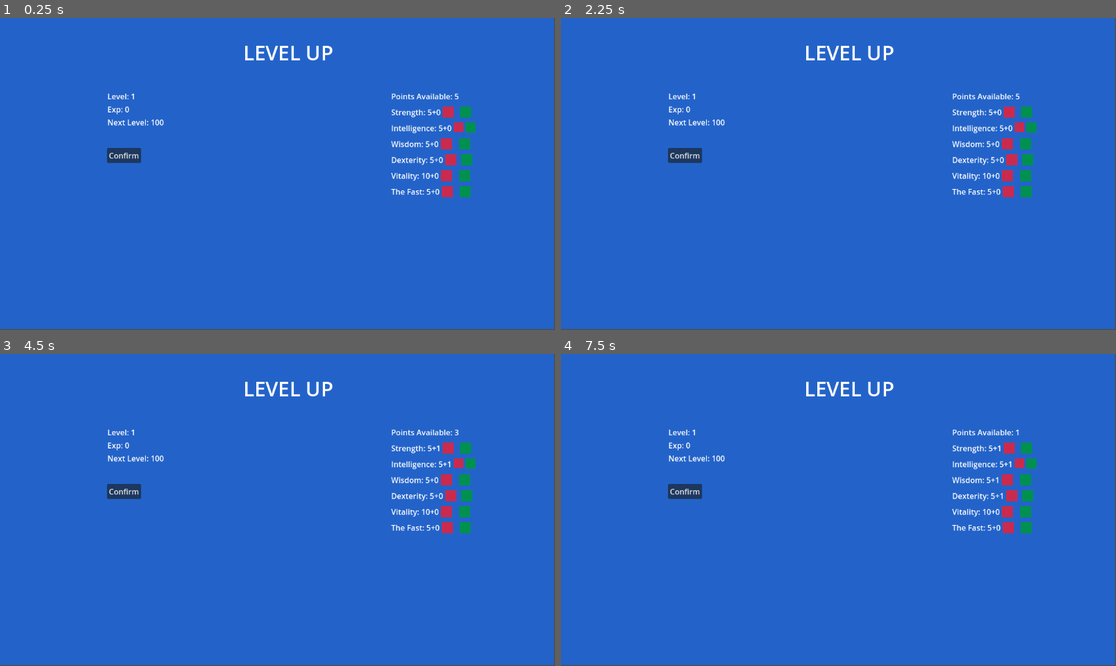
Above: before the commit, frames 1-4 (two rows, left to right).
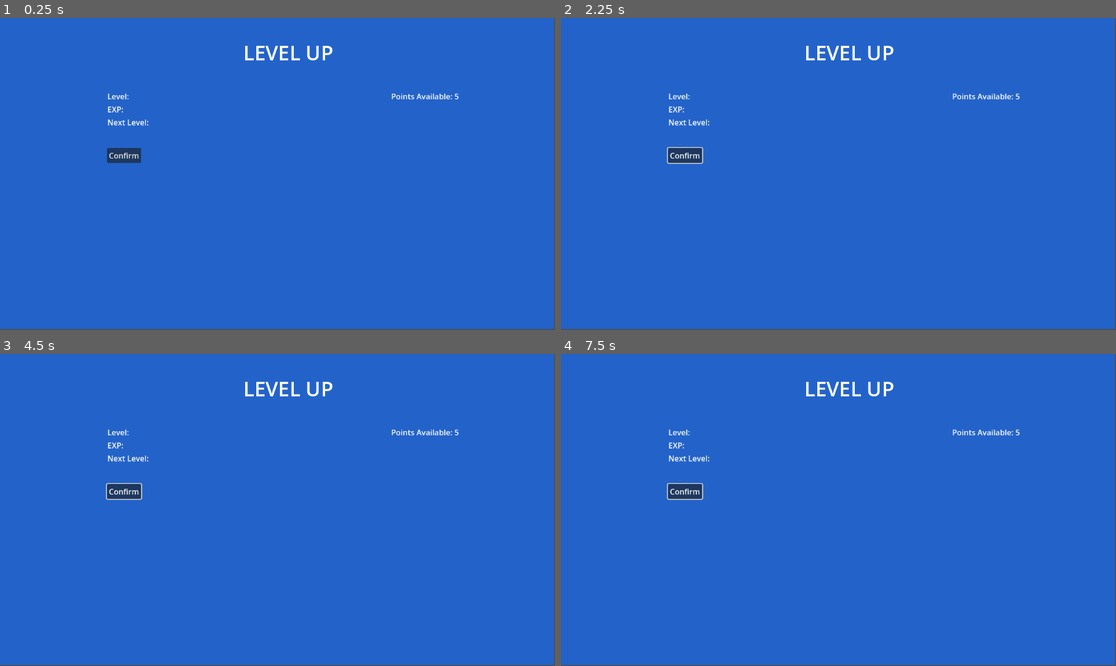
Above: after the commit, the same moments.

Repository: wildbeard/rpg
Game: Godot game, scene res://Scenes/UI/LevelUp.tscn
Two runs of this game, one before a commit and one after it. Both use one fixed random seed, a clock stepped at 60 frames per second and the inputs below. This scene is started directly instead of the project's main scene.
Inputs (mouse positions are in pixels of both pictures, inside the frame that each line leads up to):
- Up to frame 1 (0.25 s): no input
- Up to frame 2 (2.25 s): click "Confirm" at 0.5 s; click "Confirm" at 1.25 s; click (1010, 111) at 2.02 s
- Up to frame 3 (4.5 s): click (466, 447) at 2.77 s; click (460, 463) at 3.52 s; click (471, 463) at 4.27 s
- Up to frame 4 (7.5 s): click (1010, 478) at 5.02 s; click (1027, 478) at 5.77 s; click (1010, 494) at 6.52 s; click (1027, 494) at 7.27 s

The runs differ from the first frame. In frame 1, 1.5% of the frame differs, in the area x 20-86%, y 24-58%; in frame 2, 1.6%, in the area x 19-86%, y 24-58%; in frame 3, 1.6%; in frame 4, 1.6%.
Error after the commit: Invalid access to property or key 'level' on a base object of type 'Nil'. (res://Scenes/UI/LevelUp.gd:26)

Commit message:
Swapped to PlayerManager global, attacks use main hand weapon

Diff:
--- a/Scenes/Battle/BattleScene.gd
+++ b/Scenes/Battle/BattleScene.gd
@@ -48,12 +48,12 @@
 	var scene: LevelUpScene = self.levelUpScene.instantiate()
 
 	add_child(scene)
-	self._print("Player is now level %d!" % GlobalPlayerStats.level)
+	self._print("Player is now level %d!" % PlayerManager.stats.level)
 	var levelUpdates: Dictionary = await scene.confirm_choices
 
 	for key in levelUpdates.stats:
 		print("Setting %s to %d" % [key, levelUpdates.stats[key]])
-		GlobalPlayerStats[key] = levelUpdates.stats[key]
+		PlayerManager.stats[key] = levelUpdates.stats[key]
 
 
 	remove_child(scene)
@@ -207,7 +207,7 @@
 		self._print("You Died.")
 	else:
 		var scn: EndBattleModal = self.endBattleScene.instantiate()
-		self.battleStats.xp_remaining = GlobalPlayerStats.xpRemaining
+		self.battleStats.xp_remaining = PlayerManager.stats.xpRemaining
 		scn.battleStats = self.battleStats
 		scn.connect("restart", func(): self._setup())
 		%CombatText.text = ""
--- a/Scenes/Character.gd
+++ b/Scenes/Character.gd
@@ -71,3 +71,6 @@
 		chance += self.characterStats.intelligence * 1.3
 
 	return chance + (levelDiff * 0.5)
+
+func getEquippedItems() -> Dictionary:
+	return {}
--- a/Scenes/PlayerCharacter.gd
+++ b/Scenes/PlayerCharacter.gd
@@ -2,9 +2,12 @@
 extends Character
 
 func _init() -> void:
-	self.characterStats = GlobalPlayerStats
+	self.characterStats = PlayerManager.stats
 	self.characterStats.baseHp = 75
 	self.isEnemy = false
 	# Abilities
 	self.abilityBook = CharacterAbilityBook.new(self)
 	self.abilityBook.addAbility(Ability.new(2))
+
+func getEquippedItems() -> Dictionary:
+	return PlayerManager.getEquippedItems()
--- a/Scenes/UI/LevelUp.gd
+++ b/Scenes/UI/LevelUp.gd
@@ -3,7 +3,7 @@
 
 signal confirm_choices(updates: Dictionary)
 
-var stats: PlayerStats = GlobalPlayerStats
+var stats: PlayerStats = PlayerManager.stats
 var _statsLocal: Dictionary = {
 	"strength": 0,
 	"intelligence": 0,
--- a/Scripts/Ability.gd
+++ b/Scripts/Ability.gd
@@ -83,13 +83,20 @@
 	for key in ability:
 		self[key] = ability[key]
 
-func getAttackDamage(stats: CharacterStats) -> int:
+func getAttackDamage(stats: CharacterStats, equipment: Dictionary) -> int:
 	var base: int = self.damage_base
 	var statMod: float = 0
-	var weapMod: float = (self.damage_weap_modifier * 10)
+	var weapMod: float = 0
 	var idx: int = 0
 
 	for key in self.damage_stat_type:
 		statMod += (stats[key] * self.damage_stat_modifier[idx])
 
+	if equipment.has("mainHand") && equipment.mainHand:
+		# @todo: Support off-hand weapon?
+		weapMod = (self.damage_weap_modifier * equipment.mainHand.item.damage)
+	else:
+		# Unarmed
+		weapMod = (self.damage_weap_modifier * 5)
+
 	return ceili(base + statMod + weapMod)
--- a/Scripts/CharacterAbilityBook.gd
+++ b/Scripts/CharacterAbilityBook.gd
@@ -31,7 +31,7 @@
 		return 0
 
 	var ability: Ability = self._abilities[id]
-	var dmg: int = ability.getAttackDamage(self._player.characterStats)
+	var dmg: int = ability.getAttackDamage(self._player.characterStats, self._player.getEquippedItems())
 
 	if ability.cooldown:
 		self._cooldowns[id] = currRound + ability.cooldown
--- /dev/null
+++ b/Scripts/PlayerManager.gd
@@ -0,0 +1,12 @@
+extends Node
+
+var inventory: InventoryData
+var stats: PlayerStats
+
+# Called when the node enters the scene tree for the first time.
+func _ready():
+	self.inventory = preload("res://Resources/Inventory/PlayerInventory.tres")
+	self.stats = PlayerStats.new()
+
+func getEquippedItems() -> Dictionary:
+	return self.inventory.equipment
--- a/project.godot
+++ b/project.godot
@@ -17,7 +17,7 @@
 
 [autoload]
 
-GlobalPlayerStats="*res://Scripts/PlayerStats.gd"
+PlayerManager="*res://Scripts/PlayerManager.gd"
 
 [input]
 
